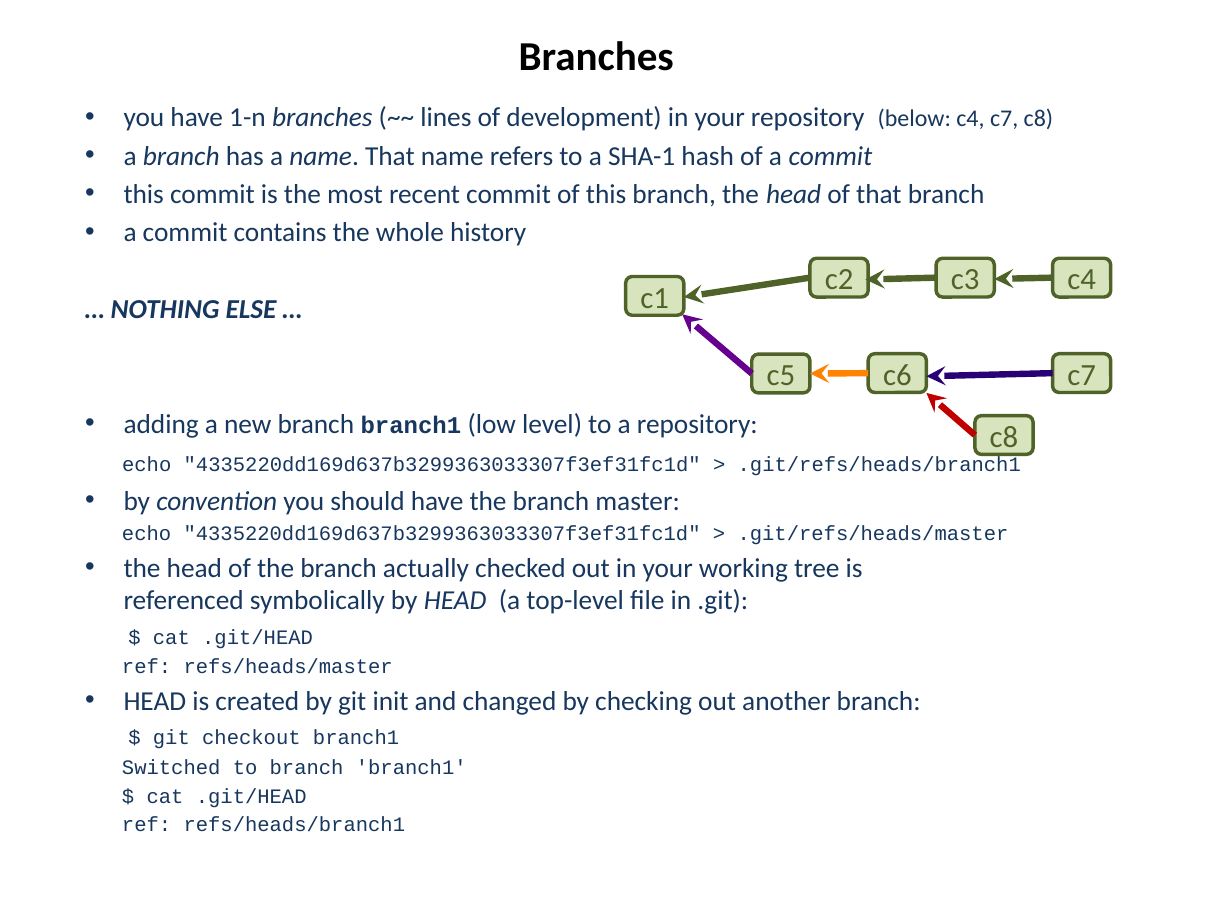
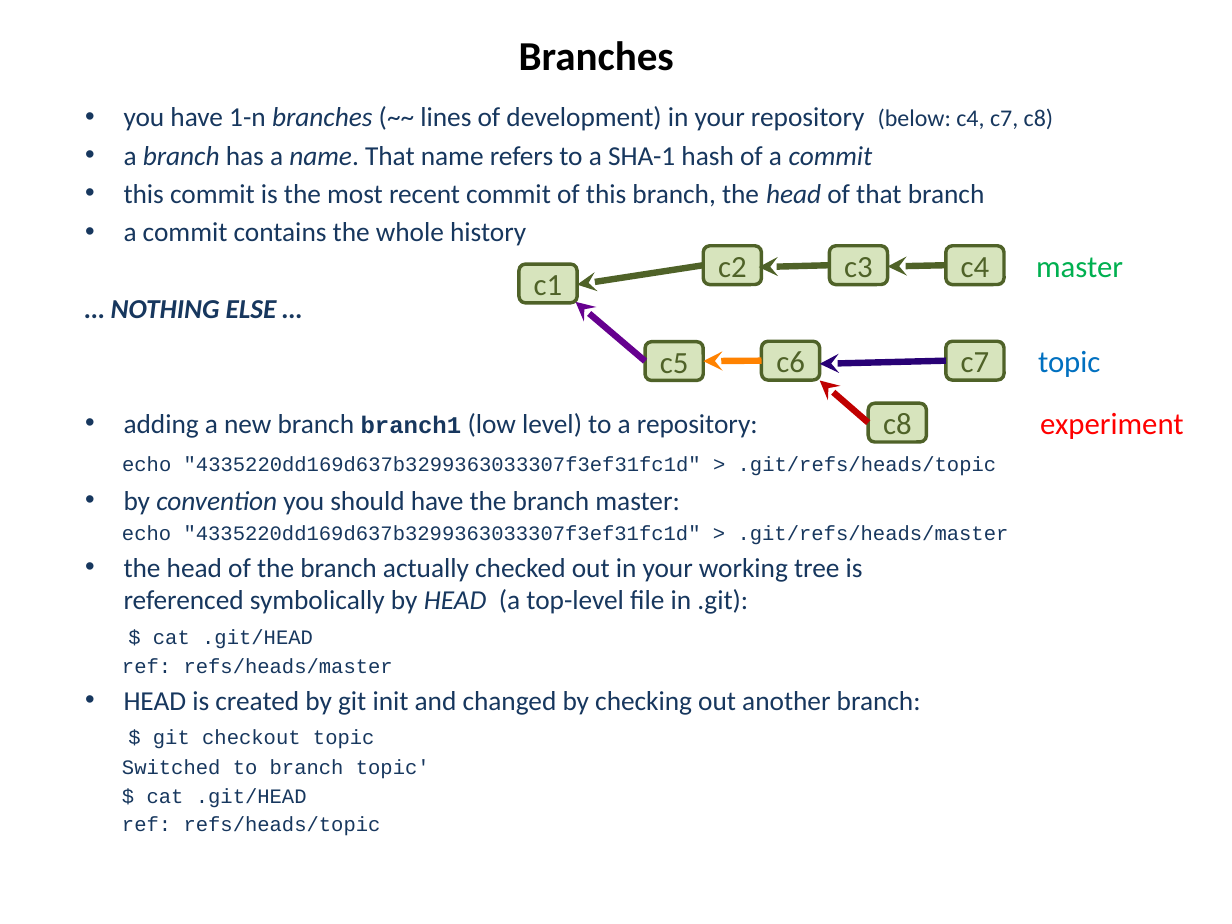
Before and after one commit to hanbei/git_tutorial, a slide deck: slide 14 of architektur.pptx. Drawn at 1232x924 pixels with LibreOffice and Linux fonts; fonts in the diff are those of the drawing. Boxes give left, top, right and bottom in pixels: in the first picture for what was removed or moved away, otherwise in the second. Text is boxed around its words. In the diff, an @@ line names an element or a change of style, - is before the commit and + after.

```diff
--- a/architektur.pptx
+++ b/architektur.pptx
@@ 5 rounded rectangles: place and size @@
-5 rounded rectangles at <box>752,259,1110,392</box>
+5 rounded rectangles at <box>646,246,1004,379</box>
@@ text added at <box>1036,257,1123,278</box>, 18 pt, text #00B050 @@
+master
@@ arrow moved from (683, 314) - (752, 373) to (575, 302) - (646, 361) @@
@@ rounded rectangle "c6": place and size @@
-rounded rectangle "c6" at <box>869,354,926,392</box>
+rounded rectangle "c6" at <box>761,341,819,379</box>
@@ text added at <box>1038,351,1100,377</box>, 18 pt, text #0070C0 @@
+topic
@@ 6 arrows, 2 rounded rectangles: place and size @@
-6 arrows, 2 rounded rectangles at <box>626,276,1052,453</box>
+6 arrows, 2 rounded rectangles at <box>519,264,946,441</box>
@@ text added at <box>1040,413,1183,439</box>, 18 pt, text #FF0000 @@
+experiment
@@ subtitle at <box>122,457,997,476</box>: text changed @@
-echo "4335220dd169d637b3299363033307f3ef31fc1d" > .git/refs/heads/branch1
+echo "4335220dd169d637b3299363033307f3ef31fc1d" > .git/refs/heads/topic
@@ subtitle at <box>122,730,430,779</box>: text changed @@
-$ git checkout branch1
-Switched to branch 'branch1'
+$ git checkout topic
+Switched to branch topic'
@@ subtitle at <box>122,817,381,836</box>: text changed @@
-ref: refs/heads/branch1
+ref: refs/heads/topic
```
Also in this commit, not shown: 8 other slides changed, 1 slide added, 1 slide removed, 1 other file.
